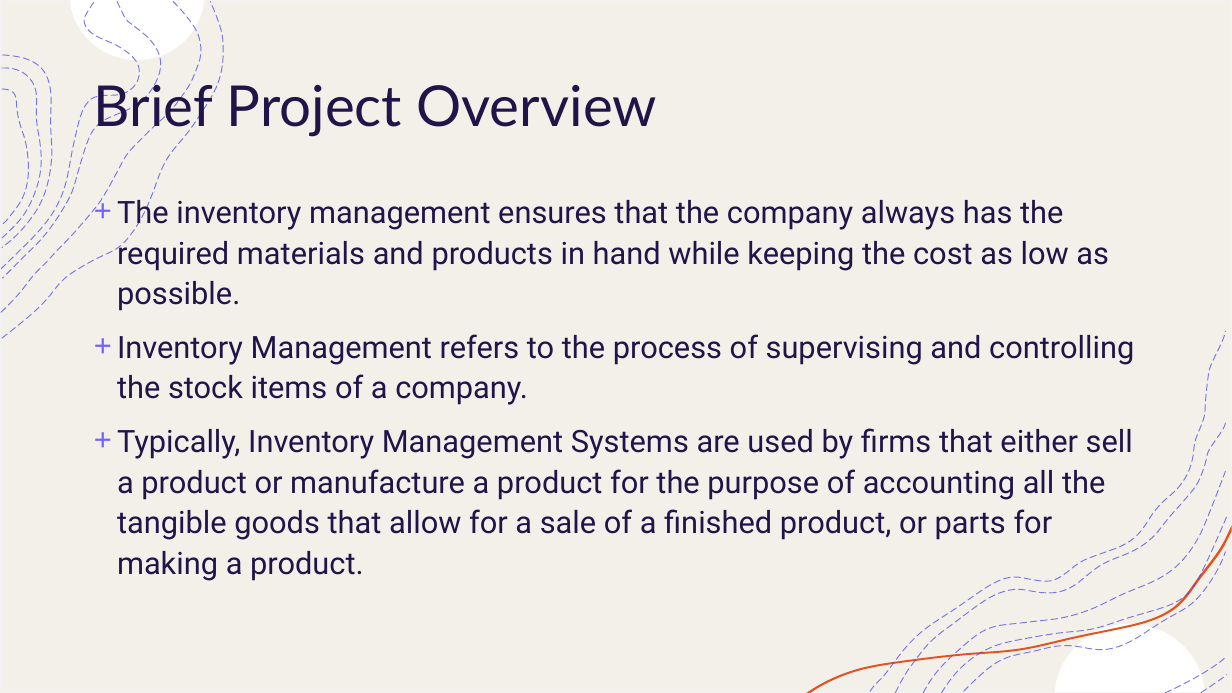
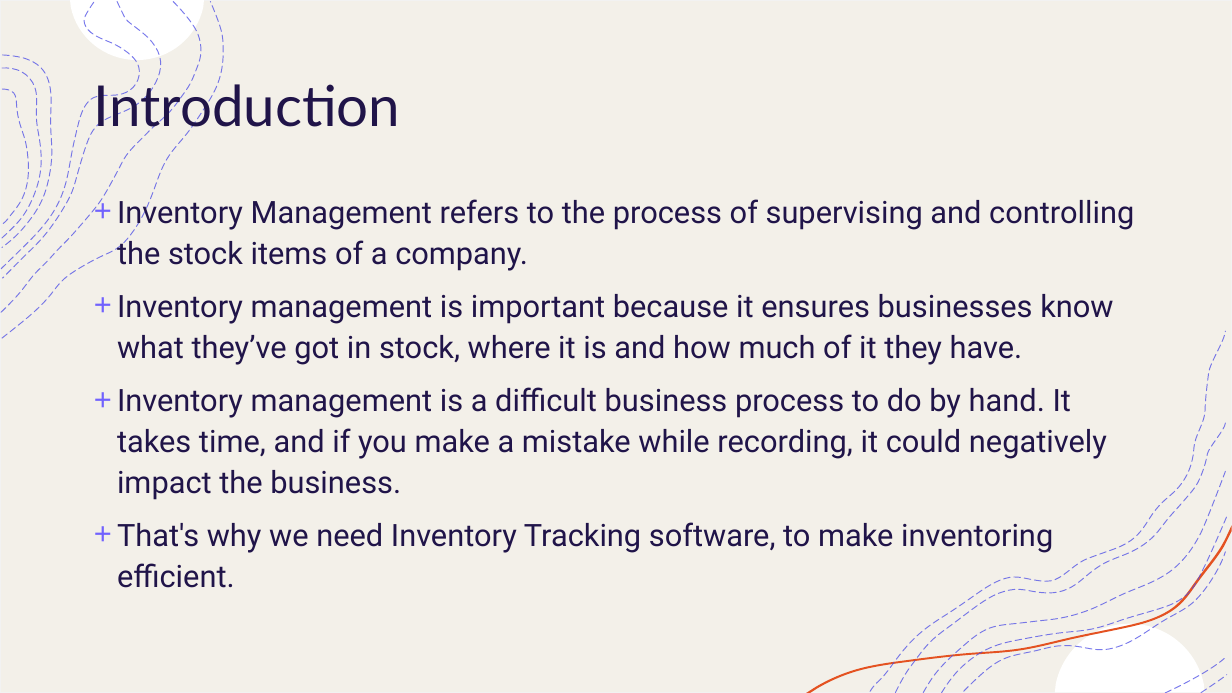
Before and after one commit to yadunandanbhat/InventoryTracker, a slide deck: slide 3 of Inventory Tracker.pptx. Drawn at 1232x693 pixels with LibreOffice and Linux fonts; fonts in the diff are those of the drawing. Boxes give left, top, right and bottom in pixels: in the first picture for what was removed or moved away, otherwise in the second. Text is boxed around its words. In the diff, an @@ line names an element or a change of style, - is before the commit and + after.

```diff
--- a/Inventory Tracker.pptx
+++ b/Inventory Tracker.pptx
@@ title at <box>94,77,400,136</box>: text changed @@
-Brief Project Overview
+Introduction
@@ text at <box>117,195,1109,311</box>: paragraph removed @@
-+ The inventory management ensures that the company always has the required materials and products in hand while keeping the cost as low as possible.
@@ text at <box>117,294,1113,588</box>: text changed @@
-+ Typically, Inventory Management Systems are used by firms that either sell a product or manufacture a product for the purpose of accounting all the tangible goods that allow for a sale of a finished product, or parts for making a product.
++ Inventory management is important because it ensures businesses know what they’ve got in stock, where it is and how much of it they have.
++ Inventory management is a difficult business process to do by hand. It takes time, and if you make a mistake while recording, it could negatively impact the business.
++ That's why we need Inventory Tracking software, to make inventoring efficient.
```
Also in this commit, not shown: 7 other slides changed, 4 slides added, 3 slides removed, 4 other files.
